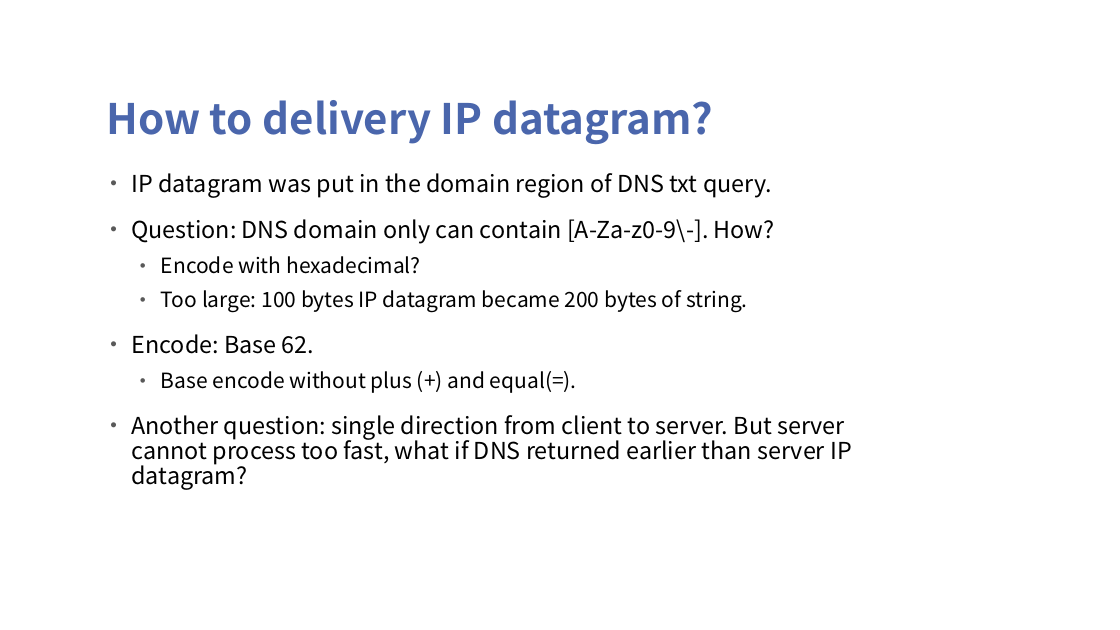
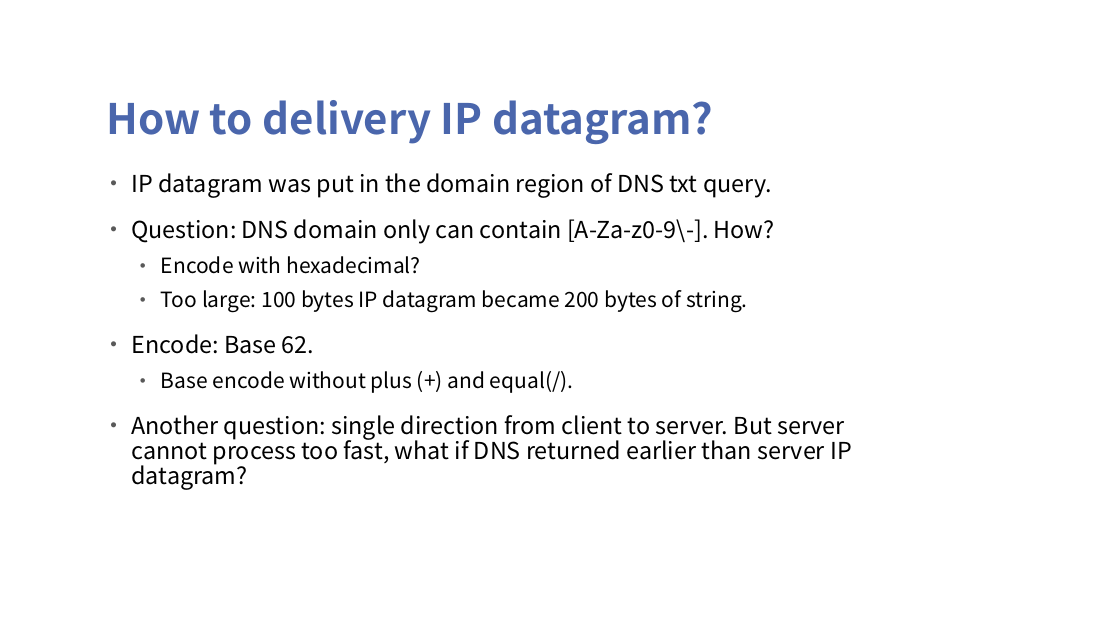
Before and after one commit to Tonny-Gu/cs305_dns, a slide deck: slide 6 of doc/pre-ppt.pptx (slide 5 before the commit). Drawn at 1120x630 pixels with LibreOffice and Linux fonts; fonts in the diff are those of the drawing; background and template pictures are left out. Boxes give left, top, right and bottom in pixels: in the first picture for what was removed or moved away, otherwise in the second. Text is boxed around its words. In the diff, an @@ line names an element or a change of style, - is before the commit and + after.

Commit message:
update ppt

```diff
--- a/doc/pre-ppt.pptx
+++ b/doc/pre-ppt.pptx
@@ text at [161, 371, 573, 393]: text changed @@
-  • Base encode without plus (+) and equal(=).
+  • Base encode without plus (+) and equal(/).
```
Also in this commit, not shown: 2 slides added, 1 other file.
